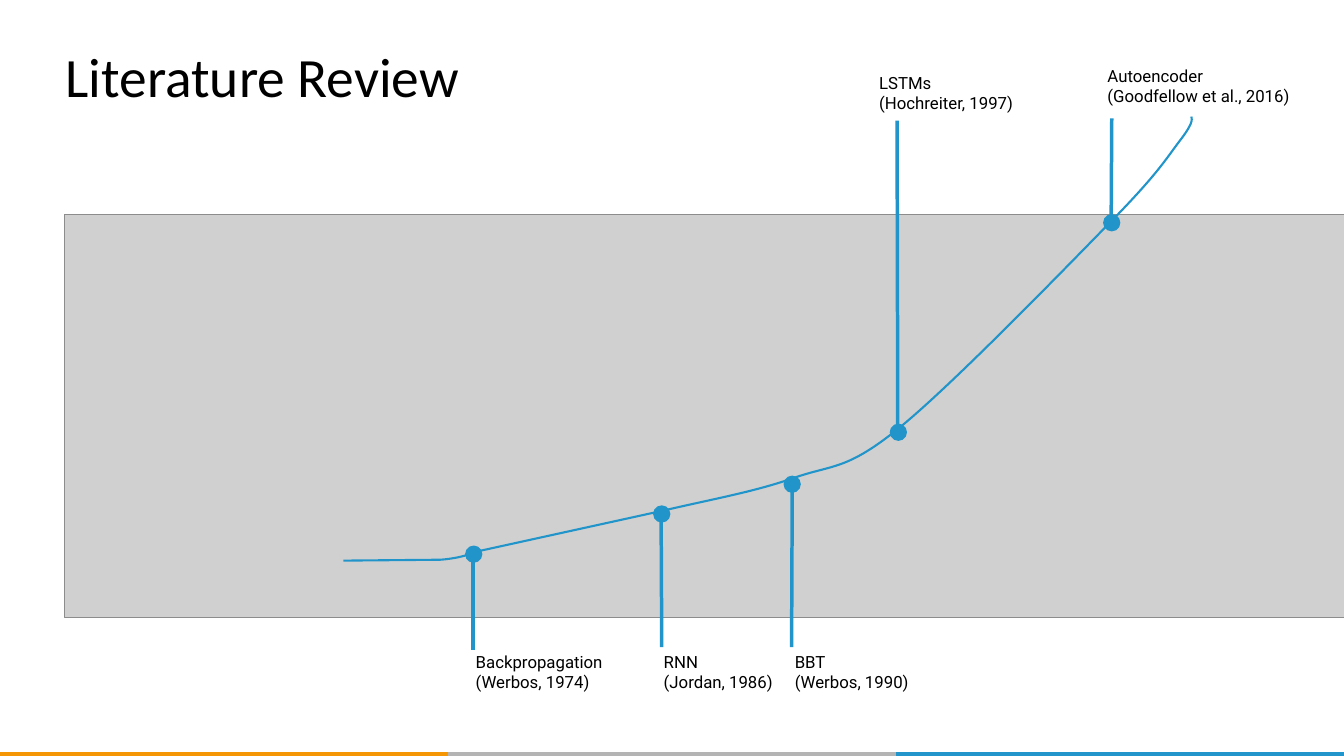
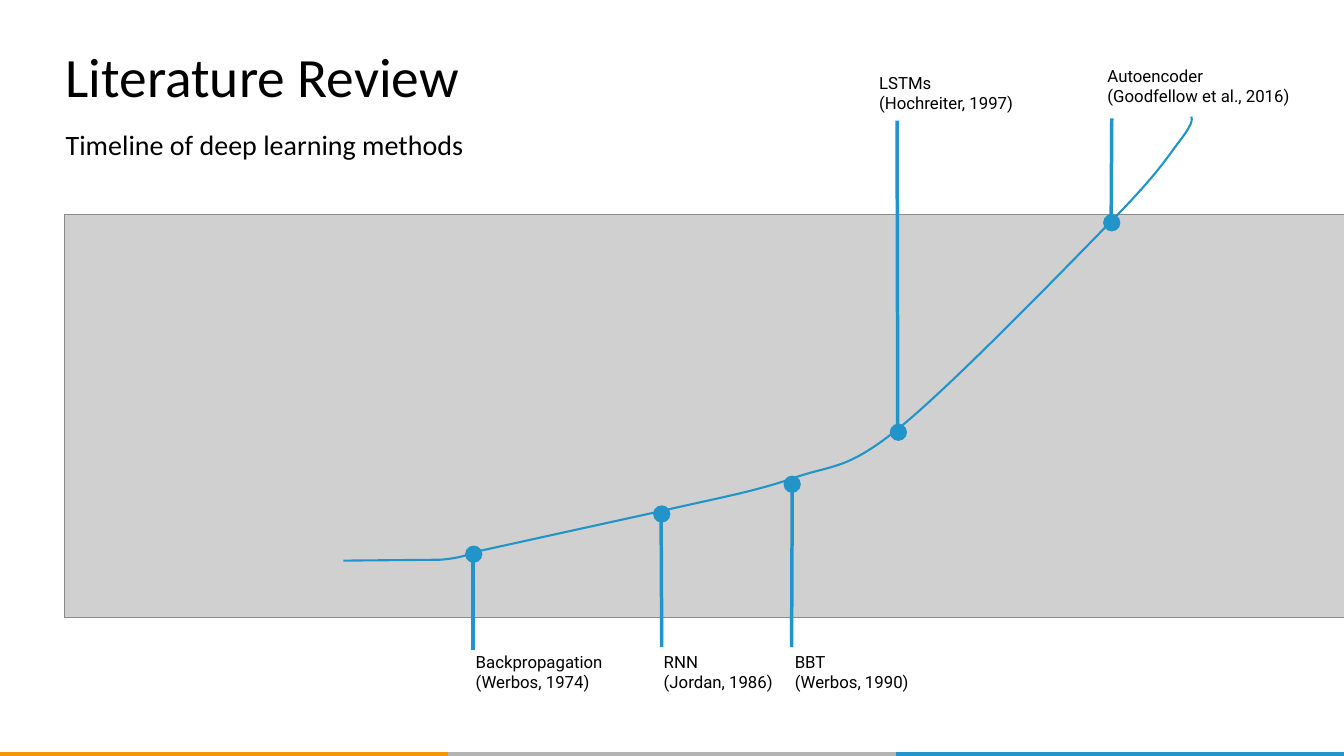
Before and after one commit to QUER01/FinanceModule, a slide deck: slide 8 of docs/dlw_conference_presentation.pptx (slide 7 before the commit). Drawn at 1344x756 pixels with LibreOffice and Linux fonts; fonts in the diff are those of the drawing; grey boxes stand for pictures; background and template pictures are left out. Boxes give left, top, right and bottom in pixels: in the first picture for what was removed or moved away, otherwise in the second. Text is boxed around its words. In the diff, an @@ line names an element or a change of style, - is before the commit and + after.

```diff
--- a/docs/dlw_conference_presentation.pptx
+++ b/docs/dlw_conference_presentation.pptx
@@ subtitle added at bbox=[66, 135, 463, 160], 20 pt, text #000000 @@
+Timeline of deep learning methods
```
Also in this commit, not shown: 17 other slides changed, 15 slides added, 5 slides removed, 5 other files.
